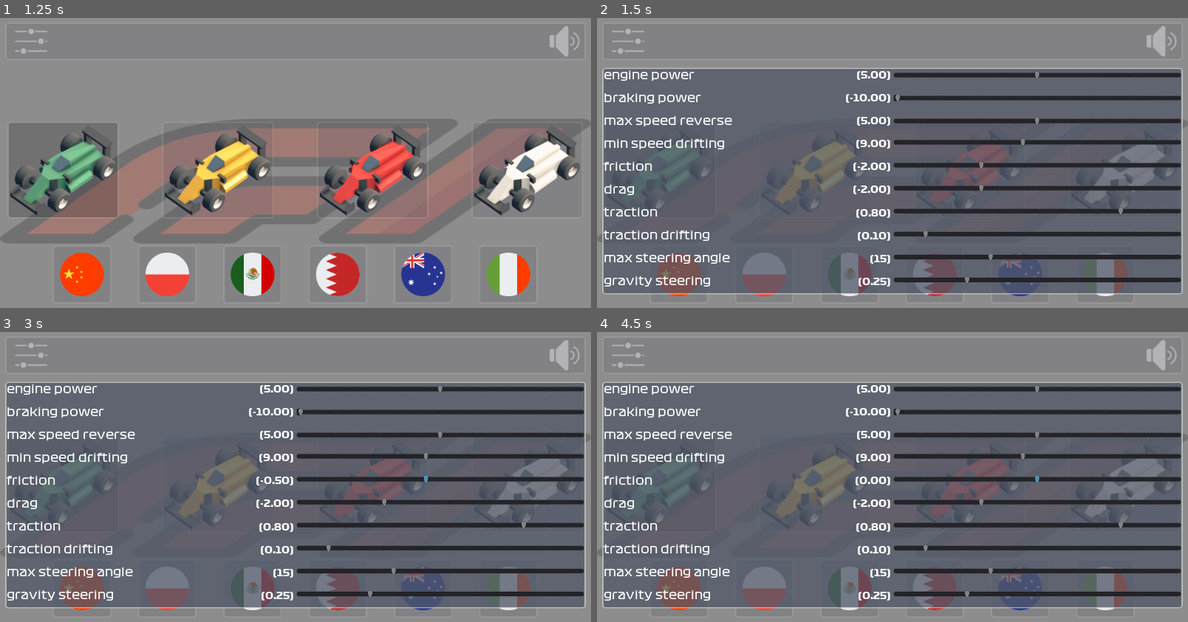
Above: before the commit, frames 1-4 (two rows, left to right).
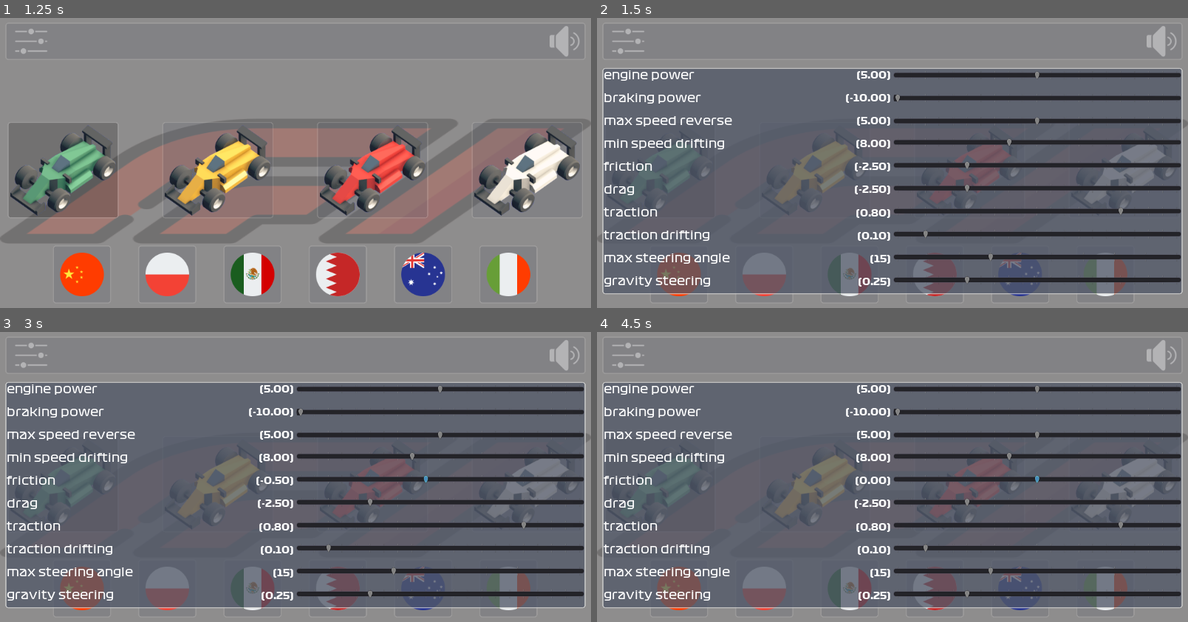
Above: after the commit, the same moments.

Repository: kuba--/f1
Game: Godot game, scene res://main.tscn
The game is run twice, just before and just after one commit, with the same random seed, the same clock (stepped at 60 frames per second) and the same inputs.
Inputs (mouse positions are in pixels of both pictures, inside the frame that each line leads up to):
- Up to frame 1 (1.25 s): click (65, 168) at 0.52 s
- Up to frame 2 (1.5 s): click (626, 41) at 1.25 s
- Up to frame 3 (3 s): click (567, 355) at 2 s; tap Enter at 2.75 s; move the mouse to (425, 479) at 2.77 s; hold Right (ui_right) from 2.78 s (still down); click (425, 479) at 2.92 s
- Up to frame 4 (4.5 s): tap Space (ui_select) at 3.02, 3.5 s; release Right (ui_right) at 3.5 s; drag from (774, 511) to (862, 561) at 3.52 s; tap Enter at 4.25 s; move the mouse to (951, 421) at 4.27 s; hold Right (ui_right) from 4.28 s (still down)

Frame 1 is identical in both runs. In frame 2, 0.2% of the frame differs, in the area x 43-73%, y 41-61%; in frame 3, 0.1%; in frame 4, 0.1%.

Commit message:
Adjust fixes

Diff:
--- a/circuits/bahrain_circuit.gd
+++ b/circuits/bahrain_circuit.gd
@@ -22,7 +22,7 @@
 		car.get_path_direction = funcref(self, "get_path_direction")
 		race_cars.append({"car": car, "position": pos[i], "stats": null})
 		race_cars_idx[car.get_instance_id()] = i
-		if my_race_car_id == 0:
+		if i == 3:
 			my_race_car_id = car.get_instance_id()
 
 	circuit_control = $CircuitControl
--- a/circuits/bahrain_circuit.tscn
+++ b/circuits/bahrain_circuit.tscn
@@ -40,8 +40,8 @@
 [sub_resource type="ConvexPolygonShape" id=4]
 points = PoolVector3Array( 100, 0, 100, -100, 0, 100, -100, 0, -100, 100, 0, -100 )
 
-[sub_resource type="ConvexPolygonShape" id=13]
-points = PoolVector3Array( -2.5, 2.55, 40, -47.5, 2.55, 40, -47.5, 2.55, 35, -2.5, 2.55, 35 )
+[sub_resource type="BoxShape" id=17]
+extents = Vector3( 2, 0.001, 22.5 )
 
 [sub_resource type="Curve3D" id=14]
 _data = {
@@ -103,7 +103,8 @@
 [node name="Bridge" type="StaticBody" parent="."]
 
 [node name="Collision" type="CollisionShape" parent="Bridge"]
-shape = SubResource( 13 )
+transform = Transform( -4.37114e-08, 0, 1, 0, 1, 0, -1, 0, -4.37114e-08, -25, 2.55, 37.5 )
+shape = SubResource( 17 )
 
 [node name="BarrierWall" parent="." instance=ExtResource( 17 )]
 transform = Transform( 45, 0, 0, 0, 5, 0, 0, 0, 5, -47.5, 2.51, 39.8389 )
@@ -370,7 +371,7 @@
 curve = SubResource( 14 )
 
 [node name="PathFollow" type="PathFollow" parent="Path0_7"]
-transform = Transform( -0.999979, 2.25569e-08, 0.00645655, 0, 1, -3.49359e-06, -0.0064566, -3.49355e-06, -0.999971, 2.06293, 0, -5.17217 )
+transform = Transform( -0.999979, 2.25569e-08, 0.00645654, 0, 1, -3.49359e-06, -0.0064566, -3.49355e-06, -0.999969, 2.06293, 0, -5.17217 )
 rotation_mode = 4
 loop = false
 
@@ -378,7 +379,7 @@
 curve = SubResource( 15 )
 
 [node name="PathFollow" type="PathFollow" parent="Path8_13"]
-transform = Transform( 0.00201942, -7.26741e-11, -0.999993, 0, 1, -7.26739e-11, 0.999998, 1.4676e-13, 0.00201941, -2.32996, 0.000137329, 37.4226 )
+transform = Transform( 0.00201942, -7.26741e-11, -0.999992, 0, 1, -7.26738e-11, 0.999998, 1.4676e-13, 0.00201941, -2.32996, 0.000137329, 37.4226 )
 rotation_mode = 4
 loop = false
 
--- a/circuits/china_circuit.gd
+++ b/circuits/china_circuit.gd
@@ -22,7 +22,7 @@
 		car.get_path_direction = funcref(self, "get_path_direction")
 		race_cars.append({"car": car, "position": pos[i], "stats": null})
 		race_cars_idx[car.get_instance_id()] = i
-		if my_race_car_id == 0:
+		if i == 3:
 			my_race_car_id = car.get_instance_id()
 
 	circuit_control = $CircuitControl
--- a/circuits/china_circuit.tscn
+++ b/circuits/china_circuit.tscn
@@ -371,7 +371,7 @@
 curve = SubResource( 5 )
 
 [node name="PathFollow" type="PathFollow" parent="Path"]
-transform = Transform( -0.971808, -8.54887e-07, -0.235774, 0, 1, -3.62587e-06, 0.235774, -3.52365e-06, -0.971808, 2.41949, -1.52588e-05, -5.62532 )
+transform = Transform( -0.971808, -8.54891e-07, -0.235774, 0, 1, -3.6259e-06, 0.235774, -3.52367e-06, -0.971808, 2.41949, -1.52588e-05, -5.62532 )
 rotation_mode = 4
 
 [connection signal="body_entered" from="RoadStart" to="." method="_on_race_car_entered" binds= [ 0 ]]
--- a/circuits/circuit.gd
+++ b/circuits/circuit.gd
@@ -33,9 +33,9 @@
 	assert(err == OK, "road_start.connect lights_out error %d" % err)
 
 	for rc in self.race_cars:
-		rc["stats"] = Stats.new(self.roads_count, self.laps_count, self.penalty)
-		rc["car"].translate(rc["position"].translation)
-		rc["car"].call_deferred("set_physics_process", false)
+		rc.stats = Stats.new(self.roads_count, self.laps_count, self.penalty)
+		rc.car.translate(rc["position"].translation)
+		rc.car.call_deferred("set_physics_process", false)
 		add_child(rc.car)
 
 	var my_race_car = self.race_cars[self.race_cars_idx[self.my_race_car_id]].car
--- a/circuits/mexico_circuit.gd
+++ b/circuits/mexico_circuit.gd
@@ -23,7 +23,7 @@
 		car.get_path_direction = funcref(self, "get_path_direction")
 		race_cars.append({"car": car, "position": pos[i], "stats": null})
 		race_cars_idx[car.get_instance_id()] = i
-		if my_race_car_id == 0:
+		if i == 3:
 			my_race_car_id = car.get_instance_id()
 
 	circuit_control = $CircuitControl
--- a/circuits/mexico_circuit.tscn
+++ b/circuits/mexico_circuit.tscn
@@ -231,7 +231,7 @@
 curve = SubResource( 6 )
 
 [node name="PathFollow" type="PathFollow" parent="Path"]
-transform = Transform( -0.999954, -3.6207e-08, -0.00956092, 0, 1, -3.78698e-06, 0.00956092, -3.7868e-06, -0.999954, 2.66462, -1.52588e-05, -6.02128 )
+transform = Transform( -0.999954, -3.62069e-08, -0.00956092, 0, 1, -3.78697e-06, 0.00956092, -3.78679e-06, -0.999954, 2.66462, -1.52588e-05, -6.02128 )
 rotation_mode = 4
 
 [connection signal="body_entered" from="RoadStart" to="." method="_on_race_car_entered" binds= [ 0 ]]
--- a/circuits/poland_circuit.gd
+++ b/circuits/poland_circuit.gd
@@ -22,7 +22,7 @@
 		car.get_path_direction = funcref(self, "get_path_direction")
 		race_cars.append({"car": car, "position": pos[i], "stats": null})
 		race_cars_idx[car.get_instance_id()] = i
-		if my_race_car_id == 0:
+		if i == 3:
 			my_race_car_id = car.get_instance_id()
 
 	circuit_control = $CircuitControl
--- a/circuits/poland_circuit.tscn
+++ b/circuits/poland_circuit.tscn
@@ -116,7 +116,7 @@
 
 [sub_resource type="Curve3D" id=16]
 _data = {
-"points": PoolVector3Array( 0, 0, 0, 0, 0, 0, 45.8069, 0, 50.744, 0, 0, 0, 0, 0, 0, 52.9294, 0, 55.0048, 0, 0, 0, 0, 0, 0, 59.9917, 0, 47.8315, 0, 0, 0, 0, 0, 0, 59.416, 0, 27.9137, 0, 0, 0, 0, 0, 0, 58.0955, 0, 7.83385, 0, 0, 0, 0, 0, 0, 50.7669, 0, 0.877176, 0, 0, 0, 0, 0, 0, 36.9223, 0, 2.34816, 0, 0, 0, 0, 0, 0, 33.3746, 0, 9.70309, …(196 unchanged characters)…
+"points": PoolVector3Array( 0, 0, 0, 0, 0, 0, 45.8069, 0, 50.744, 0, 0, 0, 0, 0, 0, 52.8789, 0, 54.0096, 0, 0, 0, 0, 0, 0, 59.9917, 0, 47.8315, 0, 0, 0, 0, 0, 0, 59.416, 0, 27.9137, 0, 0, 0, 0, 0, 0, 58.0955, 0, 7.83385, 0, 0, 0, 0, 0, 0, 50.7669, 0, 0.877176, 0, 0, 0, 0, 0, 0, 36.7575, 0.644836, 3.35477, 0, 0, 0, 0, 0, 0, 33.3746, 0, 9.70309, …(196 unchanged characters)…
 "tilts": PoolRealArray( 0, 0, 0, 0, 0, 0, 0, 0, 0, 0, 0, 0, 0 )
 }
 
@@ -143,7 +143,6 @@
 
 [node name="Ground" type="StaticBody" parent="."]
 transform = Transform( 1, 0, 0, 0, 1, 0, 0, 0, 1, 32.2686, 0, 0 )
-visible = false
 
 [node name="Mesh" type="MeshInstance" parent="Ground"]
 mesh = SubResource( 3 )
@@ -241,7 +240,7 @@
 transform = Transform( 5, 0, 0, 0, 5, 0, 0, 0, 5, 30, 0.01, 10 )
 
 [node name="RoadStraightLong9" parent="." instance=ExtResource( 7 )]
-transform = Transform( 5, 0, 0, 0, 5, 0, 0, 0, 5, 30.0339, -0.0207541, 19.9941 )
+transform = Transform( 5, 0, 0, 0, 5, 0, 0, 0, 5, 30, 0.01, 20 )
 
 [node name="RoadStraightLong10" parent="." instance=ExtResource( 7 )]
 transform = Transform( 5, 0, 0, 0, 5, 0, 0, 0, 5, 30, 0.01, 30 )
@@ -363,7 +362,7 @@
 curve = SubResource( 15 )
 
 [node name="PathFollow" type="PathFollow" parent="Path8_14"]
-transform = Transform( 0.973314, 0, 0.229476, 0, 1, 0, -0.229476, 0, 0.973314, 42.8884, 0, -31.8559 )
+transform = Transform( 0.973313, 0, 0.229476, 0, 1, 0, -0.229476, 0, 0.973313, 42.8884, 0, -31.8559 )
 rotation_mode = 4
 loop = false
 
--- a/global.gd
+++ b/global.gd
@@ -17,9 +17,9 @@
 var engine_power: float = 5.0
 var braking_power: float = -10.0
 var max_speed_reverse: float = 5.0
-var min_speed_drifting: float = 9.0
-var friction_coefficient: float = -2.0
-var drag_coefficient: float = -2.0
+var min_speed_drifting: float = 8.0
+var friction_coefficient: float = -2.5
+var drag_coefficient: float = -2.5
 var traction_coefficient: float = 0.80
 var traction_drifting_coefficient: float = 0.1
 var max_steering_angle: float = 15.0
--- a/race_cars/race_car.gd
+++ b/race_cars/race_car.gd
@@ -115,7 +115,7 @@
 		if ray.is_colliding():
 			# set danger
 			var obj := ray.get_collider()
-			self._ctx_paths[i] = self._ctx_paths[i] * 0.85 if Global.race_car_registry.has(obj.get_instance_id()) else 0.0
+			self._ctx_paths[i] = self._ctx_paths[i] * 0.50 if Global.race_car_registry.has(obj.get_instance_id()) else 0.0
 
 func _next_direction() -> Vector3:
 	var dir := Vector3.ZERO
@@ -199,8 +199,7 @@
 		_friction_process(delta)
 		_steering_process(delta)
 	self._acceleration.y = Global.default_gravity
-	self._velocity = move_and_slide_with_snap(self._velocity + self._acceleration * delta, \
-	-self.transform.basis.y, Vector3.UP, true)
+	self._velocity = move_and_slide_with_snap(self._velocity + self._acceleration * delta, -self.transform.basis.y, Vector3.UP, true)
 	_align_to_slope()
 
 
@@ -212,7 +211,6 @@
 		# stop the car
 		self._velocity.x = 0.0
 		self._velocity.z = 0.0
-
 	var friction: Vector3 = self._velocity * self.friction_coefficient * delta
 	var drag: Vector3 = self._velocity * v * self.drag_coefficient * delta
 	self._acceleration += friction + drag
@@ -257,7 +255,6 @@
 func _align_to_slope():
 	var is_front_colliding := self.front_ray.is_colliding()
 	var front_ray_normal := self.front_ray.get_collision_normal() if is_front_colliding else Vector3.UP
-
 	var is_back_colliding = self.back_ray.is_colliding()
 	var back_ray_normal := self.back_ray.get_collision_normal() if is_back_colliding else Vector3.UP
 
